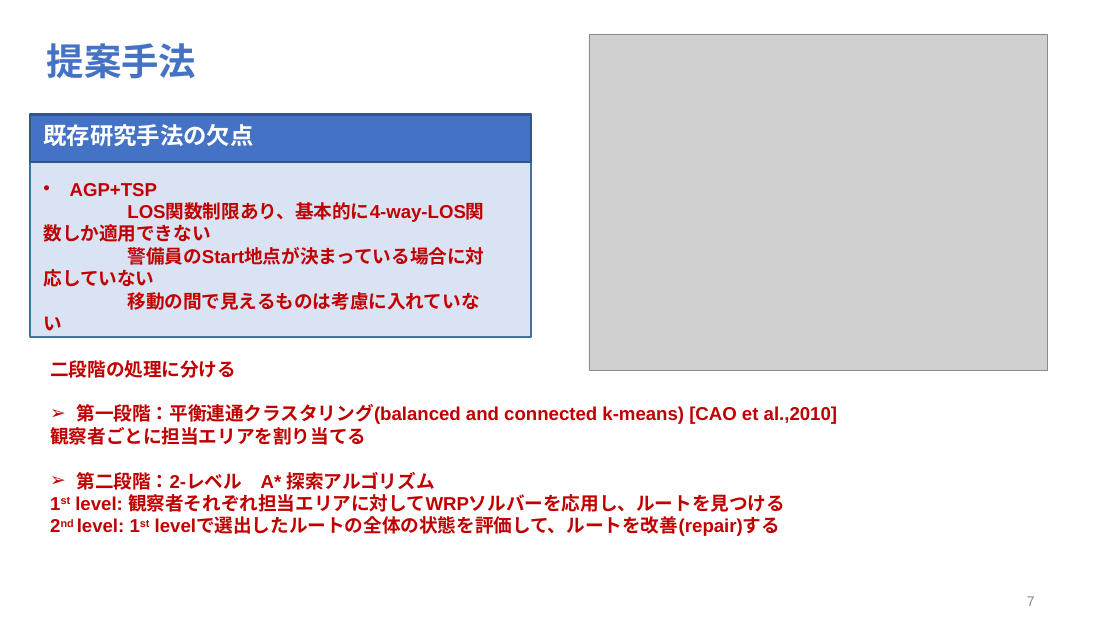
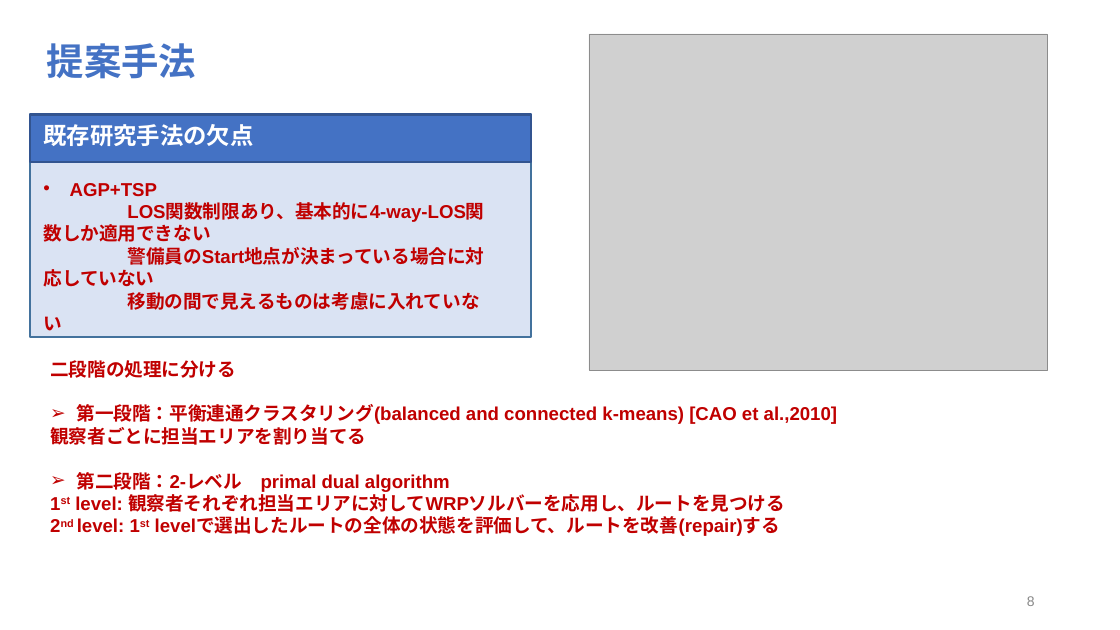
Before and after one commit to lgt494371725/Research, a slide deck: slide 8 of ゼミ発表.pptx (slide 7 before the commit). Drawn at 1120x630 pixels with LibreOffice and Linux fonts; fonts in the diff are those of the drawing; grey boxes stand for pictures. Boxes give left, top, right and bottom in pixels: in the first picture for what was removed or moved away, otherwise in the second. Text is boxed around its words. In the diff, an @@ line names an element or a change of style, - is before the commit and + after.

```diff
--- a/ゼミ発表.pptx
+++ b/ゼミ発表.pptx
@@ text at <box>76,472,450,492</box>: text changed @@
-  ➢ 第二段階：2-レベル A* 探索アルゴリズム
+  ➢ 第二段階：2-レベル primal dual algorithm
@@ page number at <box>1027,596,1035,606</box>: text changed @@
-7
+8
```
Also in this commit, not shown: 2 other slides changed, 1 slide added, 8 other files.
